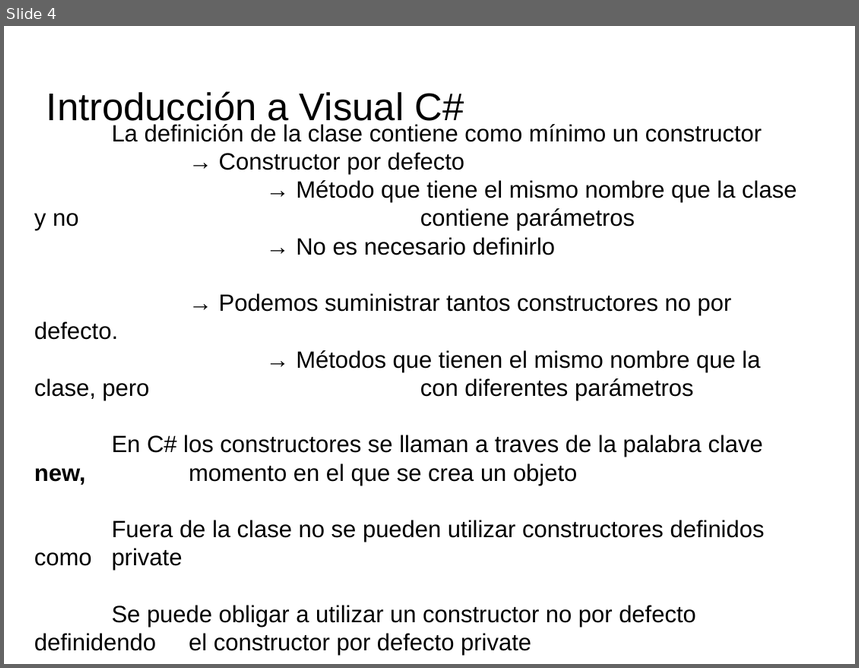
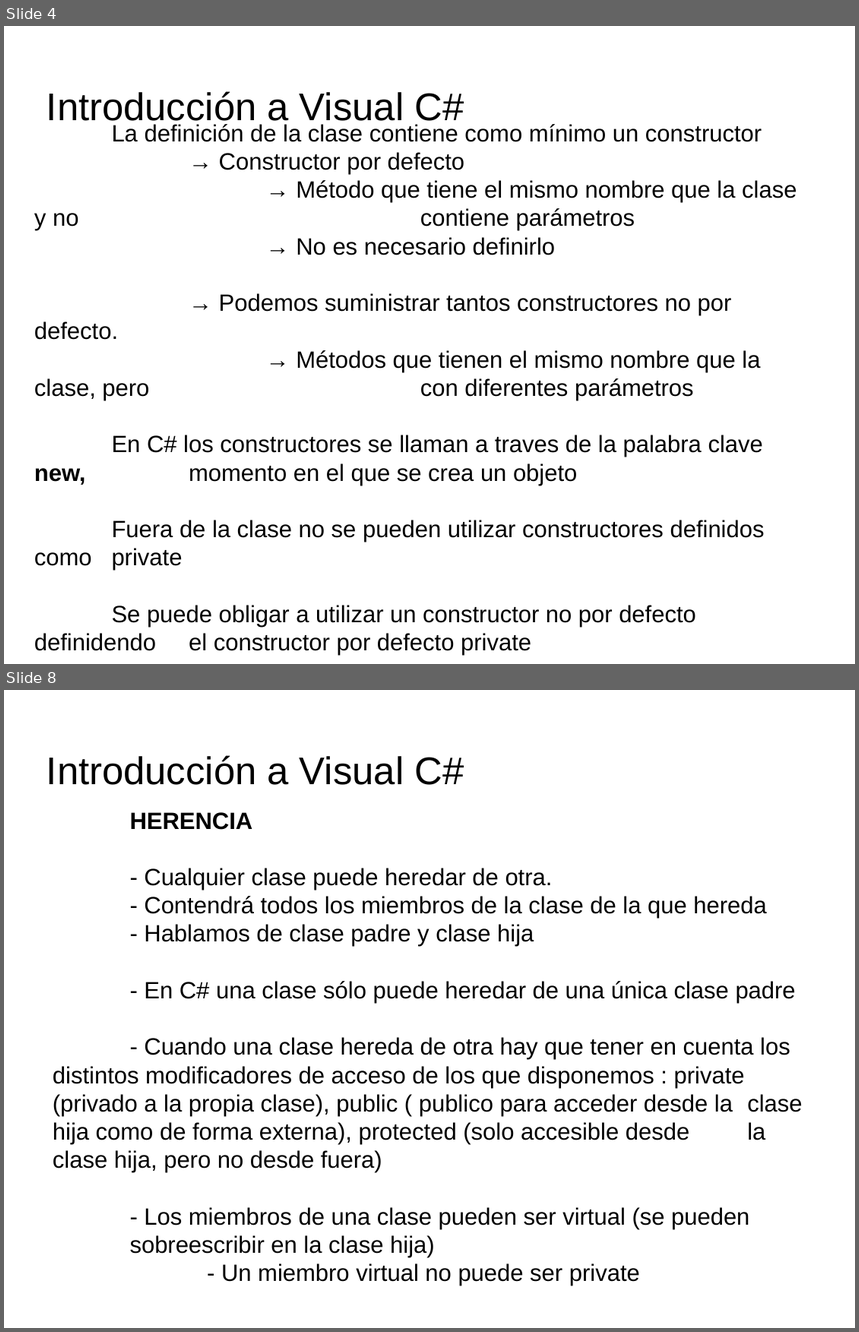
Before and after one commit to videojuegos-abastos/PMV, a slide deck: te/Tema4 (Chema)/t4.1.- Conceptos de POO.odp. Shown one above the other, each under a label of ours: slide 4 before the commit, slides 4 and 8 after it; the slides between them are not shown. The pictures are 859x668 and 859x1332 pixels, drawn with LibreOffice and Linux fonts; fonts in the diff are those of the drawing; background and template pictures are left out. Boxes give left, top, right and bottom in pixels: in the first picture for what was removed or moved away, otherwise in the second. Text is boxed around its words. In the diff, an @@ line names an element or a change of style, - is before the commit and + after.

```diff
--- a/te/Tema4 (Chema)/t4.1.- Conceptos de POO.odp
+++ b/te/Tema4 (Chema)/t4.1.- Conceptos de POO.odp
@@ slide 8 added at bbox=[4, 690, 855, 1328], background picture (left out) @@
@@ title added at bbox=[47, 755, 464, 785], 36 pt, text #000000 @@
+Introducción a Visual C#
@@ text added at bbox=[53, 812, 802, 1287], 22 pt, text #000000 @@
+HERENCIA
+- Cualquier clase puede heredar de otra.
+- Contendrá todos los miembros de la clase de la que hereda
+- Hablamos de clase padre y clase hija
+- En C# una clase sólo puede heredar de una única clase padre
+- Cuando una clase hereda de otra hay que tener en cuenta los distintos modificadores de acceso de los que disponemos : private (privado a la propia clase), public ( publico para acceder desde la clase hija como de forma externa), protected (solo accesible desde la clase hija, pero no desde fuera)
+- Los miembros de una clase pueden ser virtual (se pueden sobreescribir en la clase hija)
+- Un miembro virtual no puede ser private
```
Also in this commit, not shown: 6 slides changed, 4 other slides added, 1 other file.
